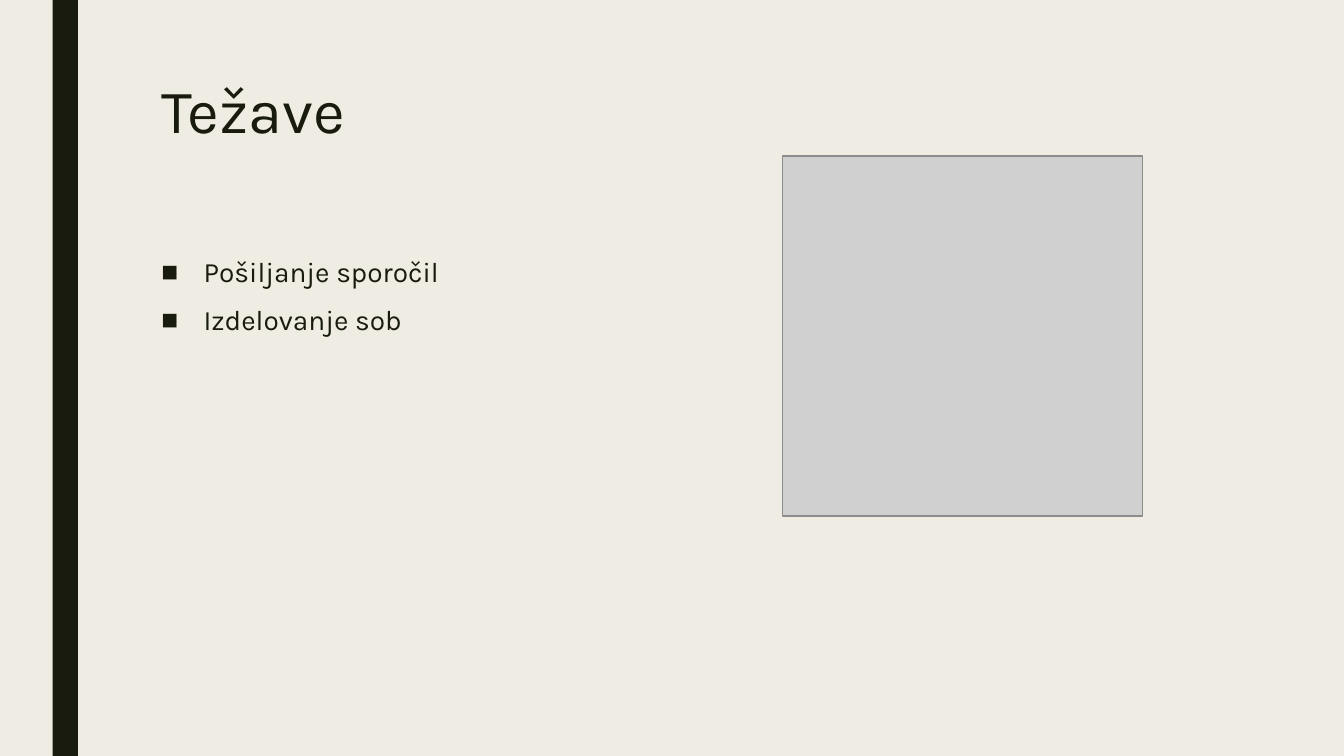
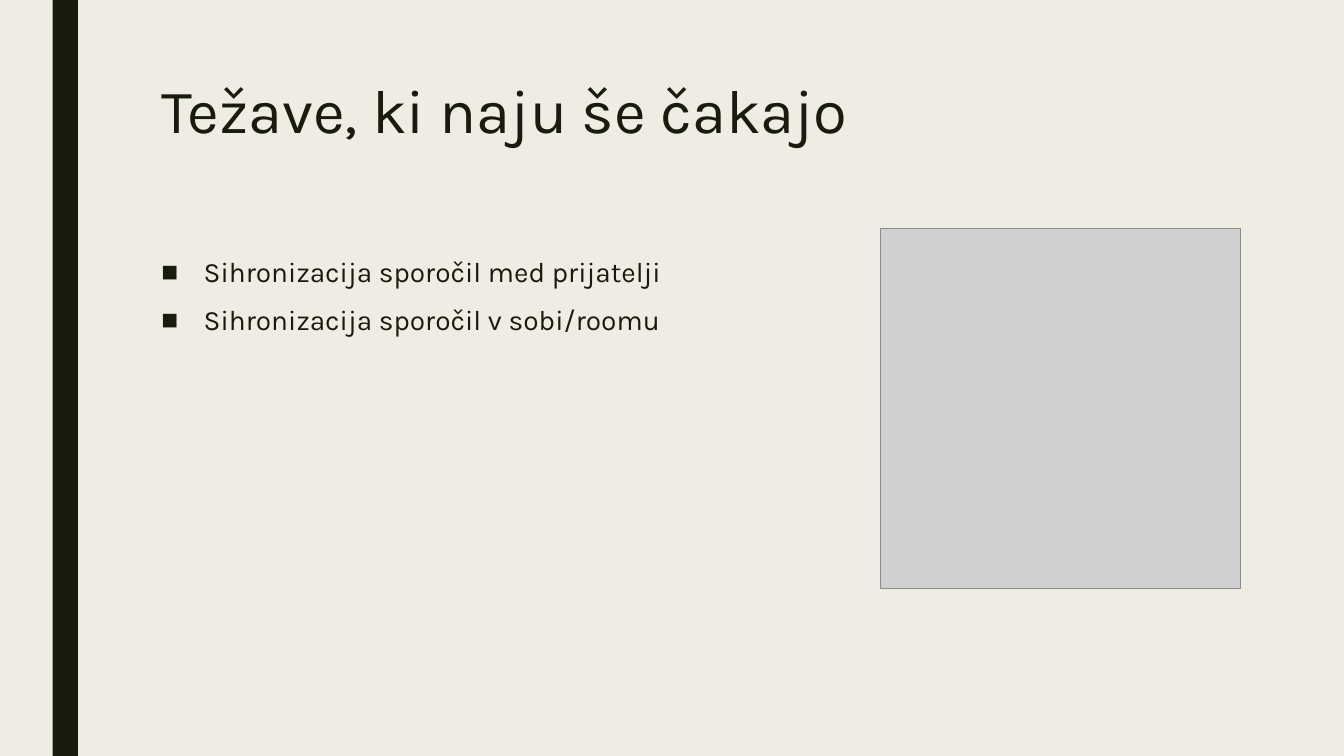
Before and after one commit to viliwonka/messenger, a slide deck: slide 7 of internetna klepetalnica.pptx. Drawn at 1344x756 pixels with LibreOffice and Linux fonts; fonts in the diff are those of the drawing; grey boxes stand for pictures. Boxes give left, top, right and bottom in pixels: in the first picture for what was removed or moved away, otherwise in the second. Text is boxed around its words. In the diff, an @@ line names an element or a change of style, - is before the commit and + after.

```diff
--- a/internetna klepetalnica.pptx
+++ b/internetna klepetalnica.pptx
@@ title at [161, 87, 847, 148]: text changed @@
-Težave
+Težave, ki naju še čakajo
@@ picture: place and size @@
-picture at [782, 156, 1142, 516]
+picture at [880, 229, 1240, 589]
@@ text at [204, 261, 661, 337]: text changed @@
-■ Pošiljanje sporočil
-■ Izdelovanje sob
+■ Sihronizacija sporočil med prijatelji
+■ Sihronizacija sporočil v sobi/roomu
```
Also in this commit, not shown: 3 other slides changed, 1 slide added.
